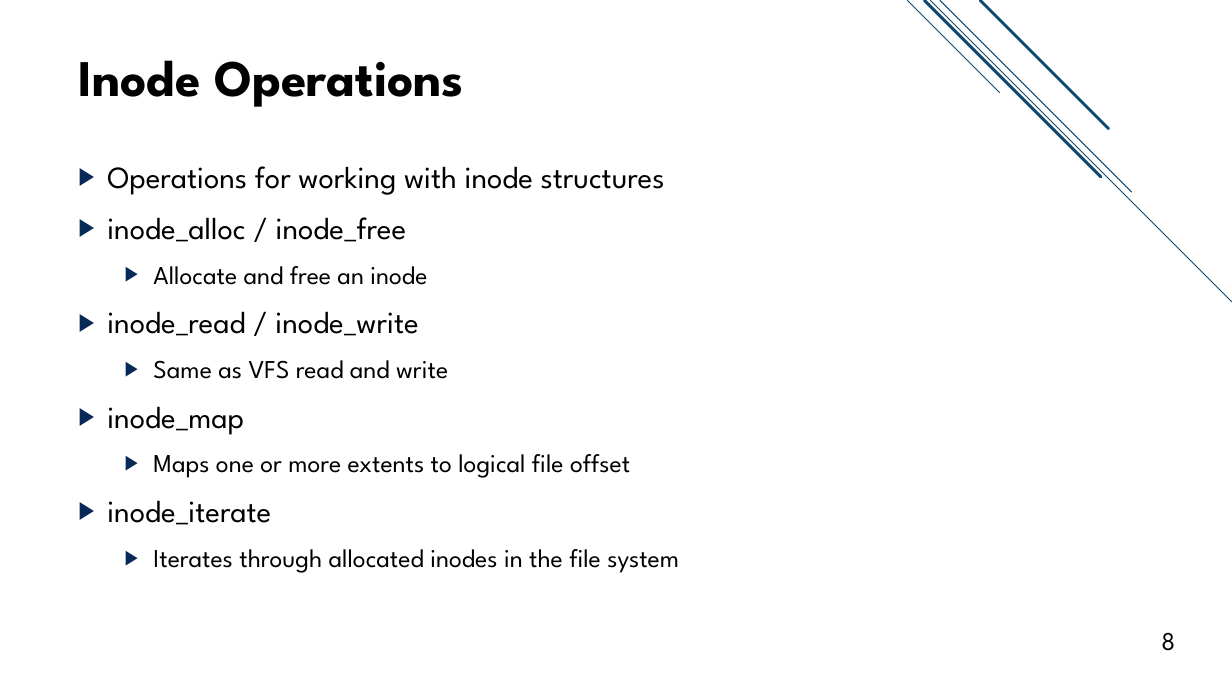
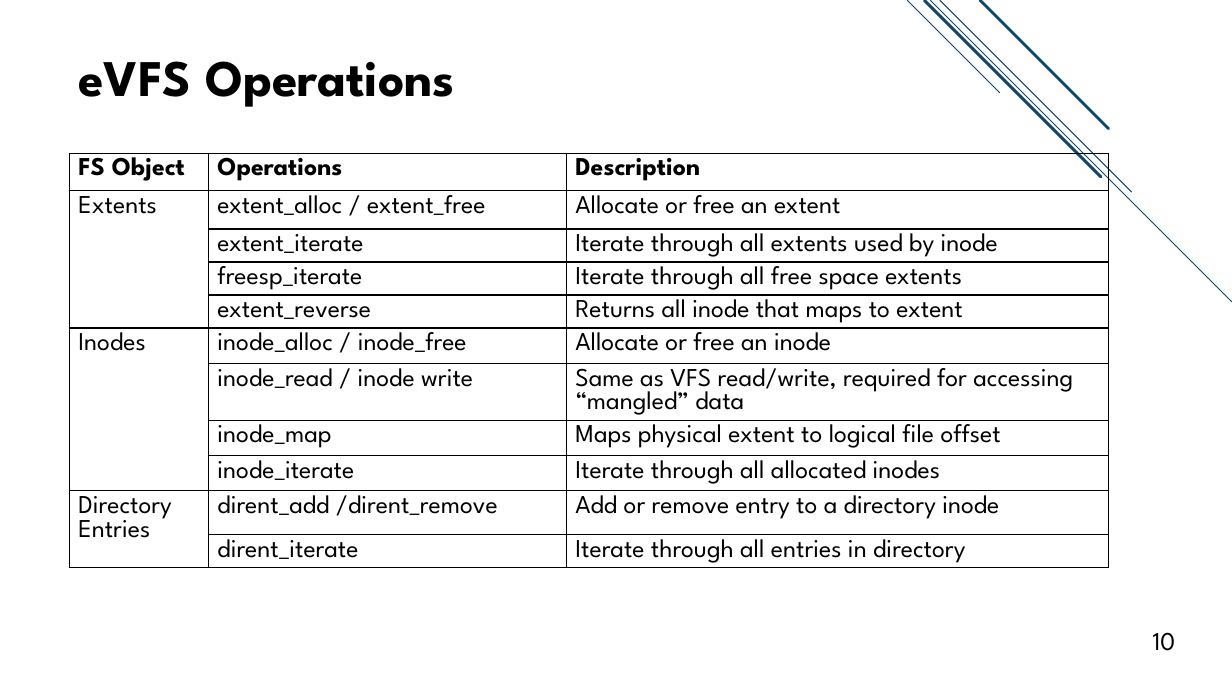
Before and after one commit to jacksun007/evfs-paper, a slide deck: slide 10 of slide/evfs_talk.pptx (slide 8 before the commit). Drawn at 1232x693 pixels with LibreOffice and Linux fonts; fonts in the diff are those of the drawing. Boxes give left, top, right and bottom in pixels: in the first picture for what was removed or moved away, otherwise in the second. Text is boxed around its words. In the diff, an @@ line names an element or a change of style, - is before the commit and + after.

```diff
--- a/slide/evfs_talk.pptx
+++ b/slide/evfs_talk.pptx
@@ title at (78,61,455,107): text changed @@
-Inode Operations
+eVFS Operations
@@ table added at (69,153,1109,628), 11 rows, 3 columns @@
+FS Object | Operations | Description
+Extents | extent_alloc / extent_free | Allocate or free an extent
+ | extent_iterate | Iterate through all extents used by inode
+ | freesp_iterate | Iterate through all free space extents
+ | extent_reverse | Returns all inode that maps to extent
+Inodes | inode_alloc / inode_free | Allocate or free an inode
+ | inode_read / inode write | Same as VFS read/write, required for accessing “mangled” data
+ | inode_map | Maps physical extent to logical file offset
+ | inode_iterate | Iterate through all allocated inodes
+Directory Entries | dirent_add /dirent_remove | Add or remove entry to a directory inode
+ | dirent_iterate | Iterate through all entries in directory
@@ text removed at (107,166,679,573) @@
-▶ Operations for working with inode structures
-▶ inode_alloc / inode_free
-  ▶ Allocate and free an inode
-▶ inode_read / inode_write
-  ▶ Same as VFS read and write
-▶ inode_map
-  ▶ Maps one or more extents to logical file offset
-▶ inode_iterate
-  ▶ Iterates through allocated inodes in the file system
@@ page number at (1153,632,1176,651): text changed @@
-8
+10
```
Also in this commit, not shown: 10 other slides changed, 16 slides added, 2 slides removed.
